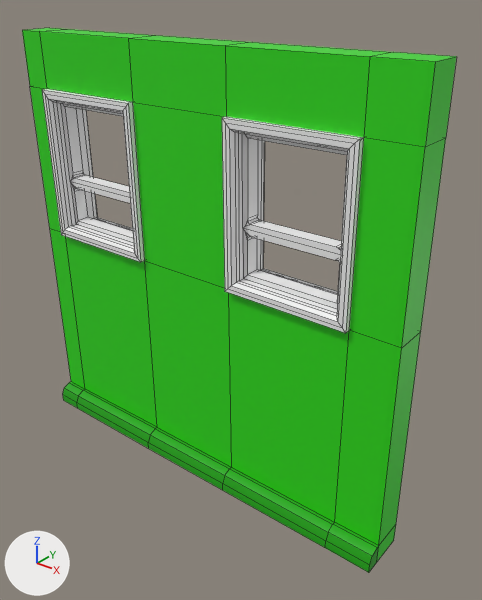
Before and after pictures for a commit that changed the FBX model Assets/DevelopiaModel/Walls/Green Walls/G_Wall003.fbx.
Rendered twice from a 50 mm camera at (2.3, -2.58, 2.78) aimed at (0.2, 0.04, 1.15). The axes (+X, +Y, +Z) are drawn at lower left. The lights are the same throughout. Mesh edges are drawn as thin lines. Where no turn or scale is listed for an object, it has been applied to the vertices.

Names of what the first picture shows: 'Wall003.002'.
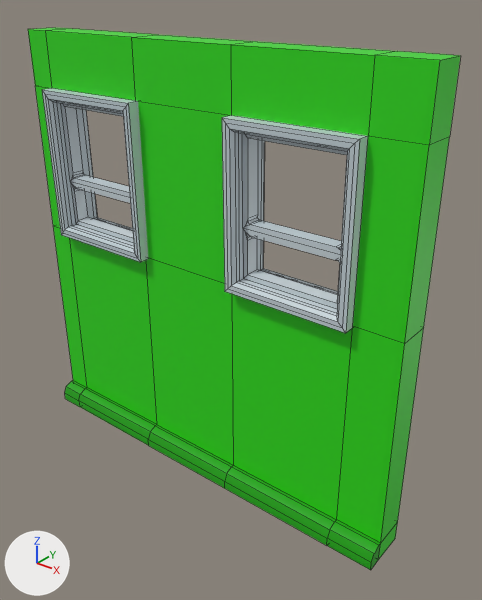
Location of each change, [x1, y1, x2, y2] in pixels of the pictures (482 x 600 px; the box of a moved part takes in the faces that stretch with it):
```json
{"object": "Wall003.002", "change": "reshaped", "before": [22, 28, 457, 573], "after": [28, 27, 461, 570]}
{"part": 1, "of": "me_cube_052", "change": "moved or reshaped", "before": [22, 28, 457, 573], "after": [28, 27, 461, 570]}
{"part": 2, "of": "me_cube_052", "change": "surface changed", "before": [42, 89, 364, 333], "after": [42, 89, 364, 333]}
```

Scene script edits in JSON lines:
```json
{"block": "me_cube_052", "where": "# used by ob_wall003_002; location = (0.0, 0.0, 0.0)"}
{"op": "remove", "block": "me_cube_052", "code": "me_cube_052.from_pydata(...)  # 292 vertices, 304 faces; spans x -1.25..1.25, y -0.21..0.09, z 0.0..2.5"}
{"op": "add", "block": "me_cube_052", "code": "me_cube_052.from_pydata(...)  # 284 vertices, 296 faces; spans x -1.25..1.25, y -0.19..0.09, z 0.0..2.5"}
{"block": "me_cube_052", "change": "me_cube_052 part 1"}
{"block": "me_cube_052", "change": "54 vertices are removed from x -1.25..1.25, y -0.21..0.07, z 0.0..2.5"}
{"block": "me_cube_052", "change": "68 faces are deleted"}
{"block": "me_cube_052", "change": "5 vertices in x -1.25..1.25, y -0.21, z 0.05 move by (0.0, 0.02, -0.05)"}
{"block": "me_cube_052", "change": "5 vertices in x -1.25..1.25, y -0.19, z 0.1 move by (0.0, 0.0, -0.05)"}
{"block": "me_cube_052", "change": "5 vertices in x -1.25..1.25, y -0.15, z 0.12 move by (0.0, -0.03, -0.02)"}
{"block": "me_cube_052", "change": "3 vertices in x -1.09..0.98, y 0.07, z 0.0 move by (0.0, 0.01, 0.12)"}
{"block": "me_cube_052", "change": "3 vertices in x -1.09..0.98, y -0.21, z 0.0 move by (0.0, 0.1, 0.0)"}
{"block": "me_cube_052", "change": "3 vertices in x -1.09..0.98, y -0.13, z 0.0 move by (0.0, 0.21, 0.0)"}
{"block": "me_cube_052", "change": "9 vertices move from x -1.09..0.98, y -0.21..0.07, z 0.0..0.12 to x -1.25..1.25, y -0.19..0.08, z 0.0..0.12"}
{"block": "me_cube_052", "change": "10 vertices are added at x -1.25..1.25, y -0.11..0.08, z 0.0..0.12"}
{"block": "me_cube_052", "change": "12 new vertices lie (0.0, 0.0, 1.19) away from vertices in x -1.25..1.25, y -0.11..0.07, z 0.0..0.12"}
{"block": "me_cube_052", "change": "12 new vertices lie (0.0, 0.0, 0.88) away from vertices in x -1.25..1.25, y -0.11..0.08, z 1.31"}
{"block": "me_cube_052", "change": "12 new vertices lie (0.0, 0.0, 0.31) away from vertices in x -1.25..1.25, y -0.11..0.08, z 2.19"}
{"block": "me_cube_052", "change": "60 new faces join them"}
{"block": "me_cube_052", "change": "me_cube_052 part 2: 215 kept faces spanning x -1.09..0.98, y -0.18..0.09, z 0.0..2.19 get new texture (UV) coordinates"}
```
